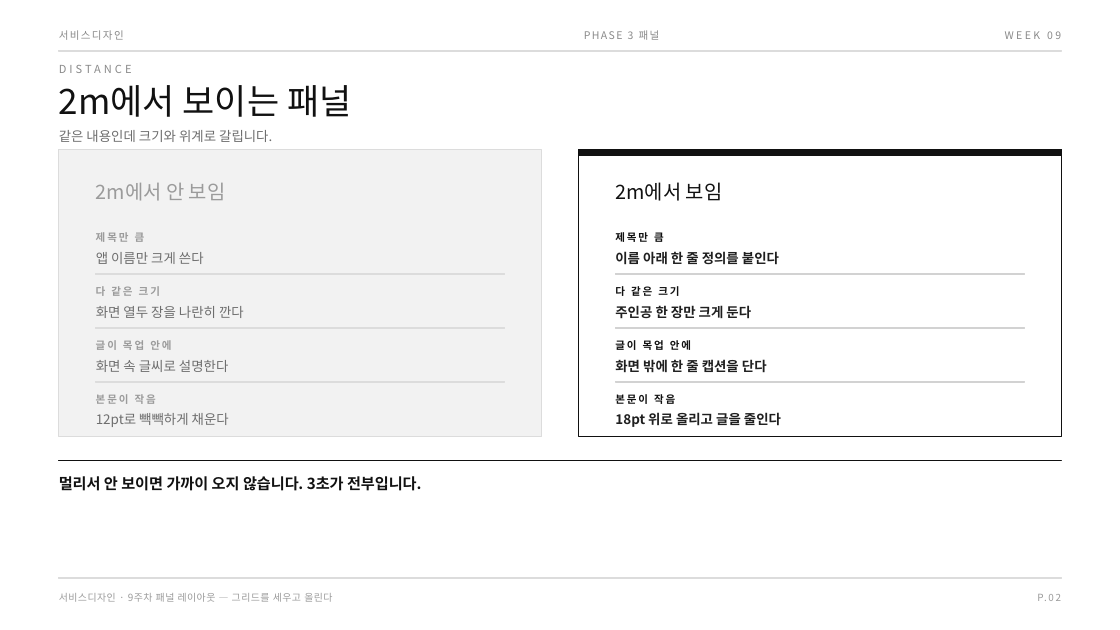
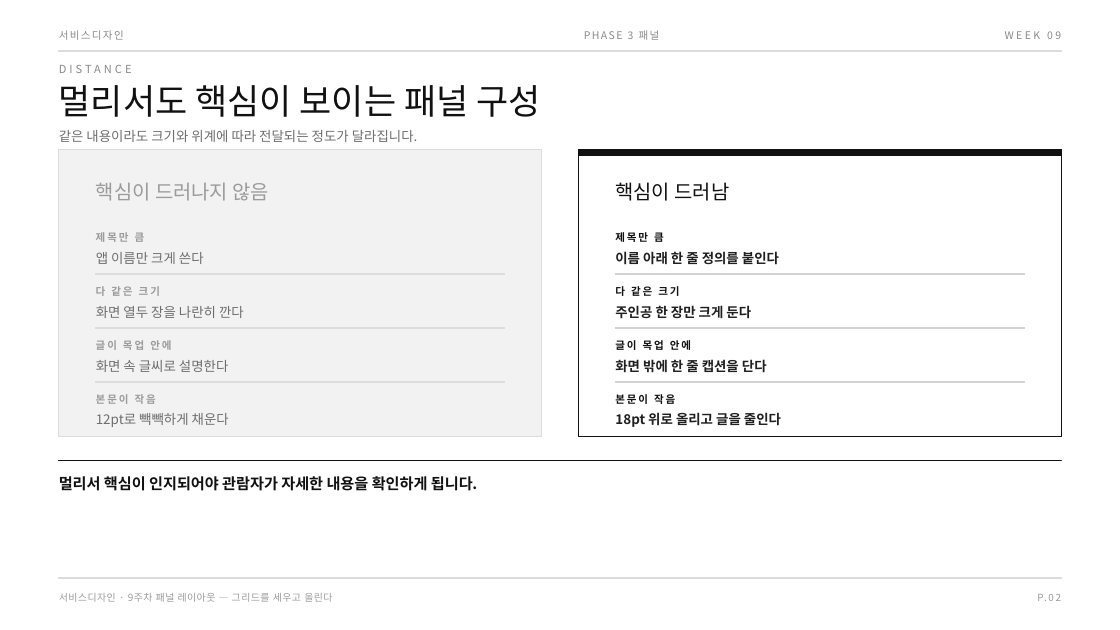
Before and after one commit to design-eng/MIN.D, a slide deck: slide 5 of dist/weeks-2학기/서비스디자인_2학기_09주차_패널레이아웃.pptx. Drawn at 1120x630 pixels with LibreOffice and Linux fonts; fonts in the diff are those of the drawing. Boxes give left, top, right and bottom in pixels: in the first picture for what was removed or moved away, otherwise in the second. Text is boxed around its words. In the diff, an @@ line names an element or a change of style, - is before the commit and + after.

```diff
--- a/dist/weeks-2학기/서비스디자인_2학기_09주차_패널레이아웃.pptx
+++ b/dist/weeks-2학기/서비스디자인_2학기_09주차_패널레이아웃.pptx
@@ text at (x1=59, y1=85, x2=540, y2=117): text changed @@
-2m에서 보이는 패널
+멀리서도 핵심이 보이는 패널 구성
@@ text at (x1=59, y1=130, x2=418, y2=142): text changed @@
-같은 내용인데 크기와 위계로 갈립니다.
+같은 내용이라도 크기와 위계에 따라 전달되는 정도가 달라집니다.
@@ text at (x1=96, y1=183, x2=270, y2=201): text changed @@
-2m에서 안 보임
+핵심이 드러나지 않음
@@ text at (x1=615, y1=182, x2=730, y2=201): text changed @@
-2m에서 보임
+핵심이 드러남
@@ text at (x1=59, y1=476, x2=477, y2=491): text changed @@
-멀리서 안 보이면 가까이 오지 않습니다. 3초가 전부입니다.
+멀리서 핵심이 인지되어야 관람자가 자세한 내용을 확인하게 됩니다.
```
Also in this commit, not shown: 20 other slides changed, 5 other files.
